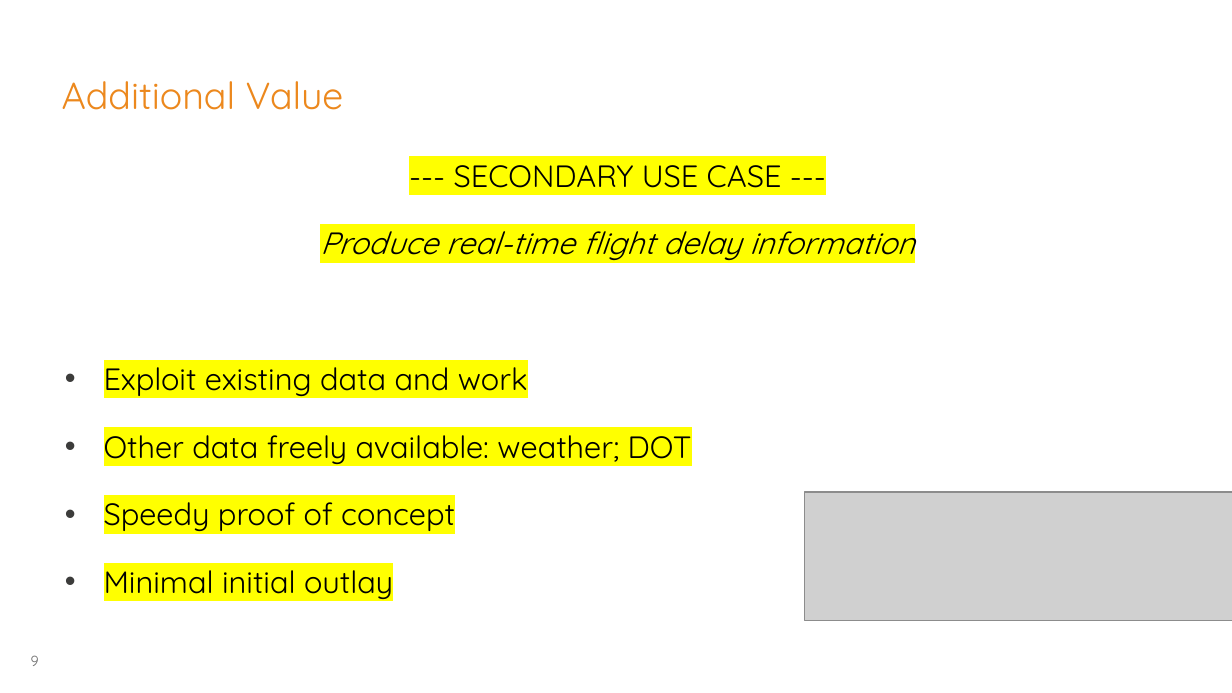
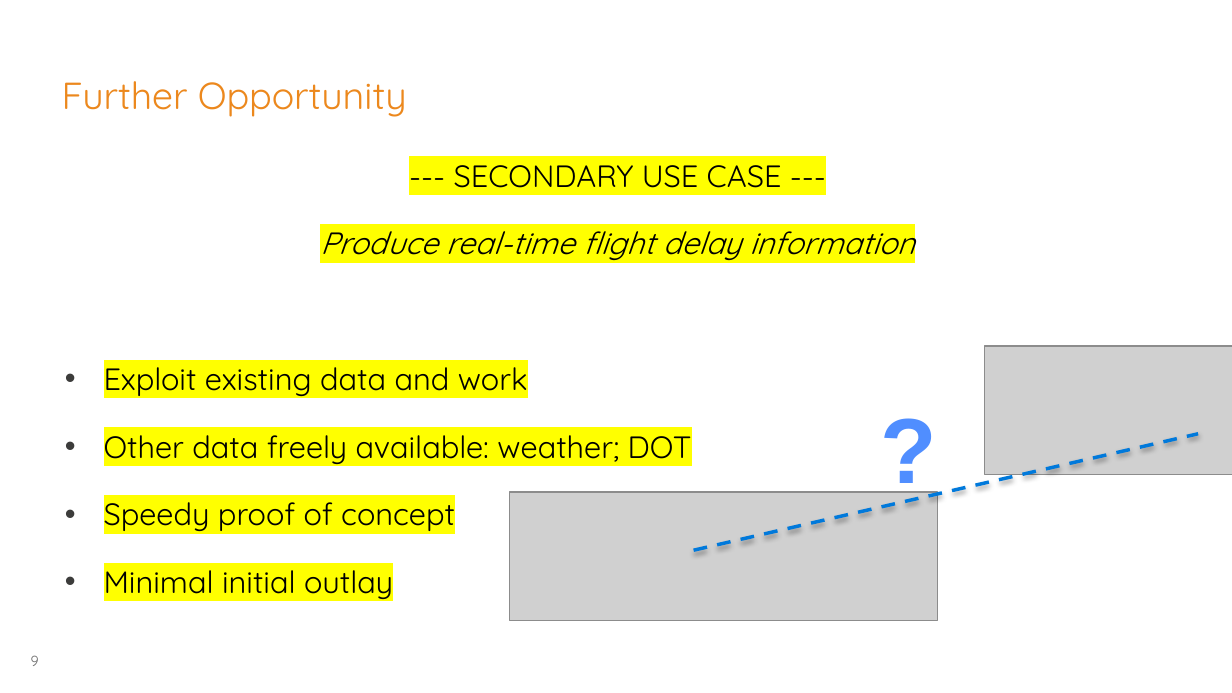
Before and after one commit to georgios-tsolakis-td/Bootcamp_Mar17_London, a slide deck: slide 9 of Team Quinto/Skynet Proposal.pptx. Drawn at 1232x693 pixels with LibreOffice and Linux fonts; fonts in the diff are those of the drawing; grey boxes stand for pictures; background and template pictures are left out. Boxes give left, top, right and bottom in pixels: in the first picture for what was removed or moved away, otherwise in the second. Text is boxed around its words. In the diff, an @@ line names an element or a change of style, - is before the commit and + after.

```diff
--- a/Team Quinto/Skynet Proposal.pptx
+++ b/Team Quinto/Skynet Proposal.pptx
@@ title at box(62, 81, 407, 117): text changed @@
-Additional Value
+Further Opportunity
@@ picture added at box(984, 346, 1232, 474) @@
@@ text added at box(869, 386, 950, 510), 54 pt, text #528FFF, bold @@
+?
@@ line added from (694, 551) to (1198, 434), #0079DB 2 pt dashed @@
@@ picture: place and size @@
-picture at box(804, 492, 1232, 620)
+picture at box(509, 492, 938, 620)
```
Also in this commit, not shown: 6 other slides changed.
